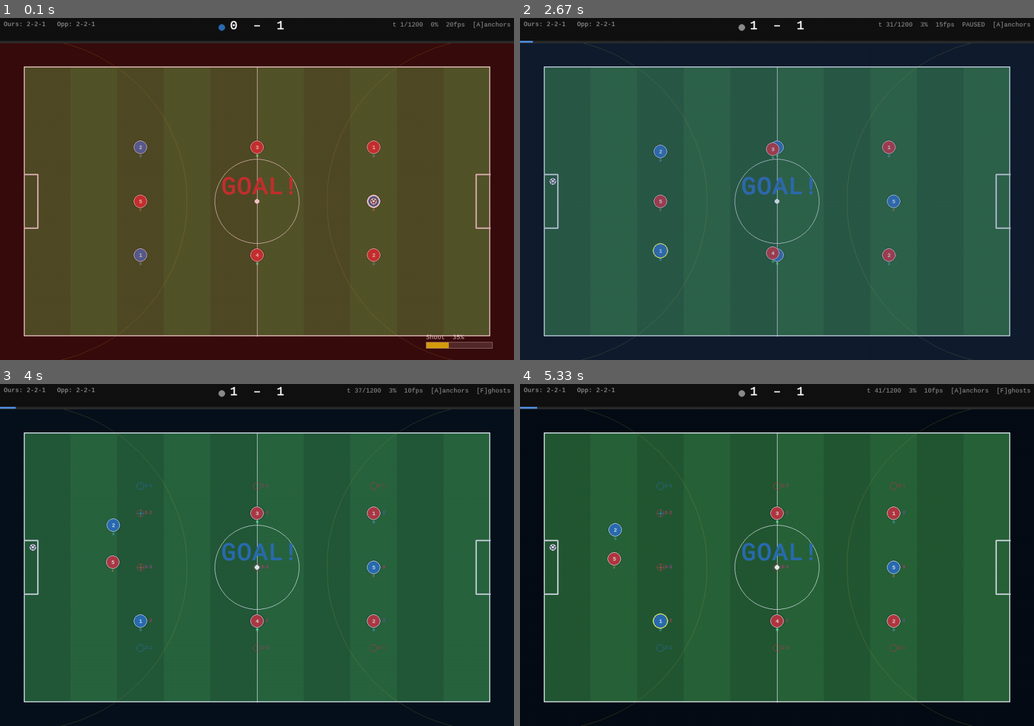
Above: before the commit, frames 1-4 (two rows, left to right).
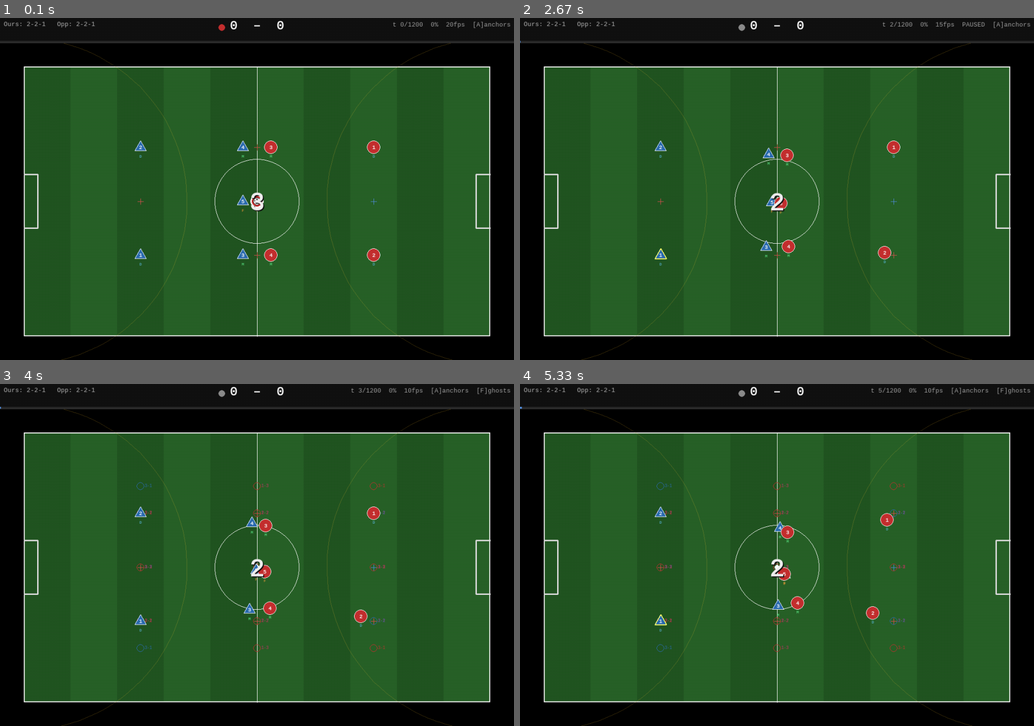
Above: after the commit, the same moments.

Repository: Ramji-Purwar/football-agent
Game: pygame game, started from football_adapt/scripts/pygame_render.py
Same seed, same stepped clock (60 frames per second), same inputs: the game is played once before the commit and once after it.
Inputs:
- Up to frame 1 (0.1 s): no input
- Up to frame 2 (2.67 s): tap 1 at 0.33, 0.82, 2.15 s; hold Right 0.67-1.13 s; tap Space at 0.73, 1.03, 1.23, 1.57, 1.87, 2.07, 2.4 s; hold Up 1.17-1.47 s; tap - at 1.32, 2.48 s; hold Right 1.5-1.97 s; hold Down 2-2.3 s; hold Up from 2.33 s (still down)
- Up to frame 3 (4 s): release Up at 2.7 s; tap F at 2.73 s; hold Right 3.07-3.7 s; tap Space at 3.13, 3.43, 3.8 s; tap 1 at 3.22 s; hold Down from 3.73 s (still down); tap - at 3.88 s
- Up to frame 4 (5.33 s): release Down at 4.1 s; hold Right 4.13-4.6 s; tap Space at 4.2, 4.5, 4.7, 5.17 s; hold Up 4.63-5.07 s; tap 1 at 4.78 s; hold Right from 5.1 s (still down); tap - at 5.25 s

The runs differ from the first frame. In frame 1, 93% of the frame differs, in the area x 0-100%, y 0-100%; in frame 2, 92%; in frame 3, 23%; in frame 4, 2.2%.

Commit message:
Fix the rendering of the game

Diff:
--- a/football_adapt/football/env.py
+++ b/football_adapt/football/env.py
@@ -107,8 +107,28 @@
         self.flight = None
         k = self.book.kickoff_slot(self.formation[team_with_ball])
         self.holder = (team_with_ball, k)
-        self.ball_pos = self.pos[team_with_ball][k].copy()
+
+        # Kickoff player stands at the centre spot.
+        centre = np.array([self.L / 2, self.W / 2])
+        self.pos[team_with_ball][k] = centre.copy()
+        self.ball_pos = centre.copy()
         self.ball_state = "held"
+
+        # Every other player must be inside their own half.
+        # Team 0 owns x < L/2; team 1 owns x > L/2.
+        # If a player's anchor is across the line, pull them back 3 m inside their half
+        # but keep their anchor y so they spread naturally across the pitch width.
+        HALF_MARGIN = 3.0
+        mid = self.L / 2
+        for team in (0, 1):
+            for i in range(5):
+                if team == team_with_ball and i == k:
+                    continue  # kickoff player is already at centre
+                x = self.pos[team][i][0]
+                if team == 0 and x >= mid:
+                    self.pos[team][i][0] = mid - HALF_MARGIN
+                elif team == 1 and x <= mid:
+                    self.pos[team][i][0] = mid + HALF_MARGIN
 
     # ------------------------------------------------------------------ outputs
     def _obs_out(self):
--- a/football_adapt/scripts/pygame_render.py
+++ b/football_adapt/scripts/pygame_render.py
@@ -52,7 +52,7 @@
 
     def render(self, text: str, antialias, color) -> pygame.Surface:
         surf, _ = self._ft.render(str(text), fgcolor=color)
-        return surf
+        return surf.convert_alpha()   # ensure transparent background, no black bbox
 
     def get_height(self) -> int:
         return int(self._ft.size)
@@ -108,8 +108,9 @@
 
 SLOT_COLOURS = {"D": (100, 200, 255), "M": (100, 255, 150), "F": (255, 160, 60)}
 
-FLASH_GOAL_FRAMES   = 60
+FLASH_GOAL_FRAMES   = 35    # goal badge stays for 35 frames (~1.75s at 20fps)
 FLASH_EVENT_FRAMES  = 25
+GOAL_PAUSE_FRAMES   = 75   # 3-2-1 countdown: 25 frames per digit at 20fps = 3.75s
 
 
 # ─────────────────────────────────────────────  coordinate helpers
@@ -270,59 +271,61 @@
     pygame.draw.circle(screen, C_BALL_OUTLINE, (bx, by), r, 1)
 
 
+def _tri_pts(cx: int, cy: int, r: int) -> list:
+    """Equilateral triangle pointing up, circumradius r, centred at (cx, cy)."""
+    h  = int(r * 0.866)   # half-base  (r * sin 60°)
+    ht = int(r * 1.0)     # top offset (r)
+    hb = int(r * 0.5)     # bottom offset (r * cos 60°)
+    return [(cx, cy - ht), (cx - h, cy + hb), (cx + h, cy + hb)]
+
+
 def draw_players(screen: pygame.Surface, env: FootballEnv, highlight: int = -1):
-    font = _FONTS["player"]
+    """Team 0 (ours) = upward triangle; team 1 (opponent) = circle."""
+    font      = _FONTS["player"]
     font_slot = _FONTS["slot"]
-    slot_types = {
-        team: env.book[env.formation[team]].slot_types
-        for team in (0, 1)
-    }
+    slot_types = {t: env.book[env.formation[t]].slot_types for t in (0, 1)}
 
     for team in (0, 1):
         for i in range(5):
             px, py = w2s(*env.pos[team][i], env.L, env.W)
             r = w2r(1.5, env.L)
-            is_holder = env.holder == (team, i)
-            is_playmaker = (team == 1 and env.sigma_idx == i)
-            is_frozen = env.frozen[team][i] > 0
+
+            is_holder      = env.holder == (team, i)
+            is_playmaker   = (team == 1 and env.sigma_idx == i)
+            is_frozen      = env.frozen[team][i] > 0
             is_highlighted = (team == 0 and i == highlight)
 
-            fill_colour = C_FROZEN if is_frozen else C_TEAM[team]
-
-            # shadow circle for depth feel
-            shadow = pygame.Surface((r * 2 + 4, r * 2 + 4), pygame.SRCALPHA)
-            pygame.draw.circle(shadow, (0, 0, 0, 40), (r + 2, r + 2), r + 2)
-            screen.blit(shadow, (px - r - 2, py - r - 2))
-
-            # main circle
-            pygame.draw.circle(screen, fill_colour, (px, py), r)
-
-            # border: gold for playmaker, thick for ball holder, white normally
+            fill = C_FROZEN if is_frozen else C_TEAM[team]
+
+            # choose border colour and width
             if is_playmaker:
-                pygame.draw.circle(screen, C_GOLD, (px, py), r, 3)
+                edge, ew = C_GOLD,          3
             elif is_holder:
-                pygame.draw.circle(screen, C_WHITE, (px, py), r, 3)
+                edge, ew = C_WHITE,         3
             elif is_highlighted:
-                pygame.draw.circle(screen, (255, 255, 100), (px, py), r + 2, 2)
+                edge, ew = (255, 255, 100), 2
             else:
-                pygame.draw.circle(screen, C_WHITE, (px, py), r, 1)
-
-            # frozen overlay
-            if is_frozen:
-                fsurf = pygame.Surface((r * 2, r * 2), pygame.SRCALPHA)
-                pygame.draw.circle(fsurf, (100, 100, 100, 120), (r, r), r)
-                screen.blit(fsurf, (px - r, py - r))
-
-            # player number
-            num_surf = font.render(str(i + 1), True, C_WHITE)
-            screen.blit(num_surf, (px - num_surf.get_width() // 2,
-                                   py - num_surf.get_height() // 2))
-
-            # slot type label (below circle)
-            st = slot_types[team][i]
-            st_col = SLOT_COLOURS.get(st, C_WHITE)
-            st_surf = font_slot.render(st, True, st_col)
-            screen.blit(st_surf, (px - st_surf.get_width() // 2, py + r + 1))
+                edge, ew = C_WHITE,         1
+
+            if team == 0:
+                # ── upward triangle ──
+                pts = _tri_pts(px, py, r)
+                pygame.draw.polygon(screen, fill, pts)
+                pygame.draw.polygon(screen, edge, pts, ew)
+            else:
+                # ── circle ──
+                pygame.draw.circle(screen, fill, (px, py), r)
+                pygame.draw.circle(screen, edge, (px, py), r, ew)
+
+            # player number centred inside the shape
+            ns = font.render(str(i + 1), True, C_WHITE)
+            screen.blit(ns, (px - ns.get_width() // 2,
+                              py - ns.get_height() // 2))
+
+            # slot type label just below the shape
+            st   = slot_types[team][i]
+            st_s = font_slot.render(st, True, SLOT_COLOURS.get(st, C_WHITE))
+            screen.blit(st_s, (px - st_s.get_width() // 2, py + r + 2))
 
 
 def draw_ball(screen: pygame.Surface, env: FootballEnv):
@@ -367,54 +370,115 @@
     screen.blit(lbl, (bar_x, bar_y - 16))
 
 
+def _clamp_color(r, g, b, a) -> tuple:
+    """Return an RGBA tuple with each component clamped to 0–255."""
+    return (max(0, min(255, int(r))),
+            max(0, min(255, int(g))),
+            max(0, min(255, int(b))),
+            max(0, min(255, int(a))))
+
+
+def _pill(screen: pygame.Surface, cx: int, cy: int, text: str,
+          text_col, bg_col, alpha: int, font, pad_x=22, pad_h=14):
+    """Draw a rounded pill (dark bg + coloured text) centred at (cx, cy)."""
+    alpha = max(0, min(255, int(alpha)))
+    txt_surf = font.render(text, True, text_col)
+    tw, th = txt_surf.get_size()
+    pw, ph = max(1, tw + pad_x * 2), max(1, th + pad_h)
+    radius  = min(ph // 2, pw // 2)          # never exceed half the shorter side
+    surf = pygame.Surface((pw, ph), pygame.SRCALPHA)
+    bg      = _clamp_color(*bg_col,   min(alpha, 200))
+    outline = _clamp_color(*text_col, min(alpha, 220))
+    pygame.draw.rect(surf, bg,      (0, 0, pw, ph), border_radius=radius)
+    pygame.draw.rect(surf, outline, (0, 0, pw, ph), width=2, border_radius=radius)
+    surf.blit(txt_surf, (pad_x, pad_h // 2))
+    screen.blit(surf, (cx - pw // 2, cy - ph // 2))
+
+
 def draw_flashes(screen: pygame.Surface, flashes: list):
-    """Draw and tick all active flash animations. Mutates the list."""
-    font_big  = _FONTS["big"]
-    font_med  = _FONTS["med"]
+    """Draw and tick all active flash animations. Mutates the list in-place."""
+    font_big = _FONTS["big"]
+    font_med = _FONTS["med"]
     to_remove = []
+
     for fl in flashes:
         fl["frames"] -= 1
         if fl["frames"] <= 0:
             to_remove.append(fl)
             continue
-        t = fl["frames"]
+        t   = fl["frames"]
         kind = fl["kind"]
+
         if kind == "goal":
-            alpha = min(220, int(220 * t / FLASH_GOAL_FRAMES))
-            overlay = pygame.Surface((WIN_W, WIN_H - HUD_H), pygame.SRCALPHA)
-            team_c  = (*C_TEAM[fl["team"]], alpha // 3)
-            overlay.fill(team_c)
-            screen.blit(overlay, (0, HUD_H))
-            col = (*C_TEAM[fl["team"]], alpha)
-            txt = font_big.render("GOAL!", True, col[:3])
-            screen.blit(txt, (WIN_W // 2 - txt.get_width() // 2, WIN_H // 2 - 26))
+            # Simple linear fade-out from full opacity; pill sits just below HUD
+            alpha   = int(255 * t / FLASH_GOAL_FRAMES)
+            team_c  = C_TEAM[fl["team"]]
+            cy_pill = HUD_H + 30          # top of pitch, below HUD bar
+            _pill(screen, WIN_W // 2, cy_pill,
+                  f"GOAL  {fl['score'][0]}–{fl['score'][1]}", team_c, (10, 10, 10),
+                  alpha, font_med, pad_x=18, pad_h=10)
+
         elif kind == "tackle":
-            alpha = int(255 * t / FLASH_EVENT_FRAMES)
             px, py = fl["pos"]
-            spark_c = (255, 220, 0)
             for ang in range(0, 360, 45):
                 rad = math.radians(ang)
-                ex = px + int(14 * math.cos(rad))
-                ey = py + int(14 * math.sin(rad))
-                pygame.draw.line(screen, spark_c, (px, py), (ex, ey), 2)
+                fade = int(255 * t / FLASH_EVENT_FRAMES)
+                length = int(8 + 6 * (1.0 - t / FLASH_EVENT_FRAMES))
+                ex = px + int(length * math.cos(rad))
+                ey = py + int(length * math.sin(rad))
+                pygame.draw.line(screen, (255, 220, 0), (px, py), (ex, ey), 2)
+
         elif kind == "interception":
             alpha = int(255 * t / FLASH_EVENT_FRAMES)
-            txt = font_med.render("INT", True, (255, 150, 0))
-            screen.blit(txt, fl["pos"])
+            _pill(screen, fl["pos"][0], fl["pos"][1],
+                  "INT", (255, 160, 40), (20, 20, 20), alpha, font_med, pad_x=10, pad_h=8)
+
         elif kind == "turnover":
-            txt = font_med.render("LOST", True, (220, 50, 50))
-            screen.blit(txt, fl["pos"])
+            alpha = int(255 * t / FLASH_EVENT_FRAMES)
+            _pill(screen, fl["pos"][0], fl["pos"][1],
+                  "LOST", (220, 60, 60), (20, 20, 20), alpha, font_med, pad_x=10, pad_h=8)
+
         elif kind == "pass_ok":
-            alpha = int(200 * t / FLASH_EVENT_FRAMES)
             pygame.draw.circle(screen, (60, 220, 60), fl["pos"], 7, 2)
+
     for fl in to_remove:
         flashes.remove(fl)
+
+
+def draw_kickoff_overlay(screen: pygame.Surface, env: FootballEnv, frames_left: int,
+                         _kicking_team: int):
+    """Just a big 3-2-1 digit at the centre. No overlays, no color tinting."""
+    cx, cy = w2s(env.L / 2, env.W / 2, env.L, env.W)
+
+    third = max(1, GOAL_PAUSE_FRAMES // 3)
+    digit = max(1, min(3, frames_left // third + 1))  # 74→3, 49→2, 24→1
+
+    # Short fade-out in the last few frames before each digit switches
+    pos_in_third = frames_left % third
+    alpha = 255 if pos_in_third > 4 else int(255 * pos_in_third / 4)
+
+    font  = _FONTS["big"]
+    # Drop-shadow (dark, 2 px offset) for readability on the green pitch
+    sh = font.render(str(digit), True, (15, 15, 15))
+    screen.blit(sh, (cx - sh.get_width() // 2 + 2,
+                     cy - sh.get_height() // 2 + 2))
+    # White digit
+    ds = font.render(str(digit), True, (240, 240, 240))
+    if alpha < 255:
+        tmp = pygame.Surface(ds.get_size(), pygame.SRCALPHA)
+        tmp.blit(ds, (0, 0))
+        tmp.set_alpha(alpha)
+        screen.blit(tmp, (cx - ds.get_width() // 2, cy - ds.get_height() // 2))
+    else:
+        screen.blit(ds, (cx - ds.get_width() // 2, cy - ds.get_height() // 2))
 
 
 def make_flash(event: dict, env: FootballEnv) -> dict | None:
     kind = event.get("type")
     if kind == "goal":
-        return {"kind": "goal", "team": event["team"], "frames": FLASH_GOAL_FRAMES}
+        return {"kind": "goal", "team": event["team"],
+                "score": (env.score[0], env.score[1]),
+                "frames": FLASH_GOAL_FRAMES}
     if kind == "tackle" and event.get("success"):
         tt, ti = event["by"]
         px, py = w2s(*env.pos[tt][ti], env.L, env.W)
@@ -502,27 +566,34 @@
 
     pygame.init()
     _ft.init()   # initialise the C-level freetype engine
-    _init_fonts()
     pygame.display.set_caption("Football Agent — Top-down 2D")
     screen = pygame.display.set_mode((WIN_W, WIN_H))
+    _init_fonts()  # after set_mode so convert_alpha() works in render()
     clock  = pygame.time.Clock()
 
     font_hud   = _FONTS["hud"]
     font_small = _FONTS["small"]
 
-    fps          = args.fps
-    paused       = False
-    show_vision  = False
-    show_anchors = not args.no_anchors
-    show_ghosts  = False
-    highlight    = -1
-    seed         = args.seed
-    flashes: list = []
+    fps                  = args.fps
+    paused               = False
+    show_vision          = False
+    show_anchors         = not args.no_anchors
+    show_ghosts          = False
+    highlight            = -1
+    seed                 = args.seed
+    flashes: list        = []
+    goal_pause_remaining = 0     # frames left in pre-kickoff freeze (countdown)
+    kicking_off_team     = 0     # team taking the next kickoff
+    match_over_flashed   = False  # prevent repeated end-of-match flash
 
     def do_reset(s):
-        nonlocal flashes
+        nonlocal flashes, goal_pause_remaining, kicking_off_team, match_over_flashed
         flashes = []
+        match_over_flashed = False
         obs, _ = env.reset(seed=s, sigma=args.sigma)
+        # Start with a 3-2-1 countdown before the first kick
+        goal_pause_remaining = GOAL_PAUSE_FRAMES
+        kicking_off_team     = env.holder[0] if env.holder else 0
         return obs
 
     obs = do_reset(seed)
@@ -562,7 +633,11 @@
                     highlight = -1 if highlight == idx else idx
 
         # ── advance simulation ──────────────────────────────────────
-        should_step = (not paused and not env.done) or step_once
+        # Count down the pre-kickoff freeze (sim paused while this is > 0)
+        if goal_pause_remaining > 0 and not paused:
+            goal_pause_remaining -= 1
+
+        should_step = (not paused and not env.done and goal_pause_remaining == 0) or step_once
         step_once = False
 
         if should_step and not env.done:
@@ -572,11 +647,17 @@
                 fl = make_flash(ev, env)
                 if fl:
                     flashes.append(fl)
-
-        if env.done and not any(fl["kind"] == "done" for fl in flashes):
-            # show final score flash
-            flashes.append({"kind": "goal", "team": 0 if env.score[0] > env.score[1] else 1,
-                            "frames": 120})
+                    if fl["kind"] == "goal":
+                        goal_pause_remaining = GOAL_PAUSE_FRAMES
+                        kicking_off_team     = 1 - fl["team"]  # opposite team kicks off
+
+        # End-of-match: show final score once, then stay static
+        if env.done and not match_over_flashed:
+            match_over_flashed = True
+            winner = 0 if env.score[0] >= env.score[1] else 1
+            flashes.append({"kind": "goal", "team": winner,
+                            "score": (env.score[0], env.score[1]),
+                            "frames": FLASH_GOAL_FRAMES})
 
         # ── draw ────────────────────────────────────────────────────
         screen.blit(bg, (0, 0))
@@ -588,11 +669,15 @@
         if show_vision:
             draw_vision(screen, env)
 
-        draw_flight(screen, env)
+        if goal_pause_remaining == 0:
+            draw_flight(screen, env)   # no flight possible during freeze
         draw_players(screen, env, highlight=highlight)
         draw_ball(screen, env)
-        draw_shot_indicator(screen, env, font_small)
+        if goal_pause_remaining == 0:
+            draw_shot_indicator(screen, env, font_small)
         draw_flashes(screen, flashes)
+        if goal_pause_remaining > 0:
+            draw_kickoff_overlay(screen, env, goal_pause_remaining, kicking_off_team)
         draw_hud(screen, env, fps, paused, show_vision, show_anchors, show_ghosts,
                  font_hud, font_small)
 
Not shown, changed: docs/game.md
Not shown, changed: docs/rendering.md
